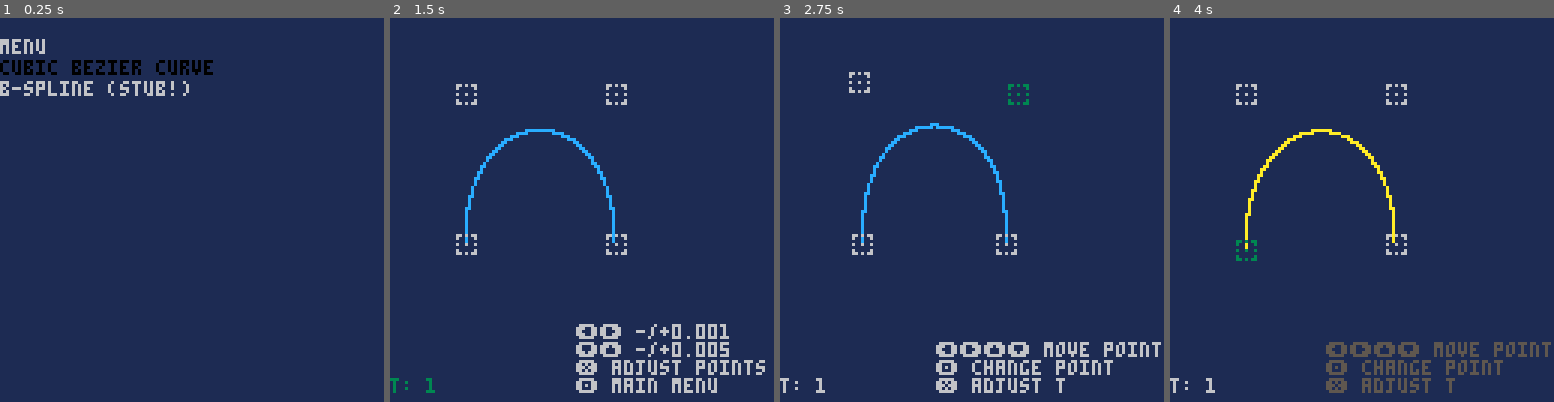
Above: before the commit, frames 1-4 (left to right).
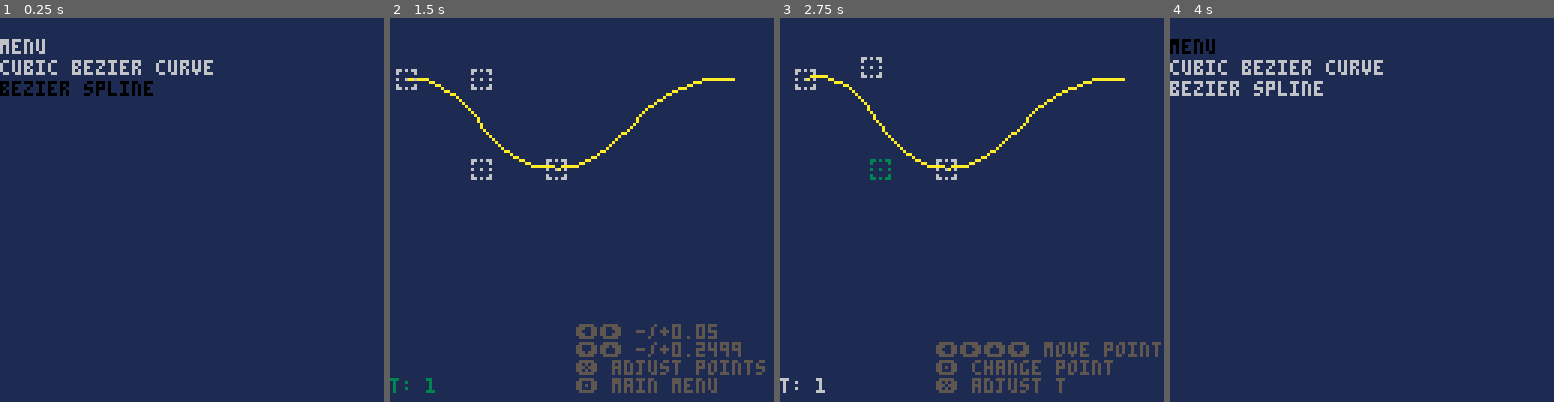
Above: after the commit, the same moments.

Repository: ajbowen249/pico-8-bezier
Game: PICO-8 cartridge bezier.p8
Two runs of this game, one before a commit and one after it. Both use one fixed random seed, a clock stepped at 60 frames per second and the inputs below.
Inputs:
- Up to frame 1 (0.25 s): no input
- Up to frame 2 (1.5 s): tap X (X key) at 0.33, 1.07 s; tap O (Z key) at 0.7 s
- Up to frame 3 (2.75 s): hold Right 1.6-2.1 s; tap O (Z key) at 1.7, 2.1, 2.5 s; tap X (X key) at 1.85 s; hold Up 2.15-2.42 s; hold Right from 2.47 s (still down)
- Up to frame 4 (4 s): tap O (Z key) at 2.9, 3.3, 3.7 s; tap X (X key) at 2.97 s; release Right at 3.03 s; hold Left 3.08-3.58 s; hold Down 3.63-3.97 s

The runs differ from the first frame. In frame 1, 2.0% of the frame differs, in the area x 0-56%, y 10-21%; in frame 2, 5.1%; in frame 3, 4.7%; in frame 4, 5.6%, in the area x 0-100%, y 5-98%.

Commit message:
basic spline drawing

Diff:
--- a/bezier.p8
+++ b/bezier.p8
@@ -3,6 +3,18 @@
 __lua__
 -- globals
 selected_program = 1
+
+-->8
+-- library functions
+
+function map(array, func)
+  local out = {}
+  for i, v in ipairs(array) do
+    out[i] = func(v)
+  end
+
+  return out
+end
 
 -->8
 -- math functions
@@ -32,7 +44,7 @@
   };
 end
 
-function cub_bezier_state(curve)
+function cub_bezier_calc_state(curve)
   return {
     curve = curve,
     t = 0,
@@ -40,8 +52,7 @@
   }
 end
 
-function calc_cub_bezier(curve, incr, to_t)
-  local state = cub_bezier_state(curve)
+function calc_cub_bezier_with_state(state, incr, to_t)
   while (state.t < to_t) do
     local q0 = lerp_2d(
       state.curve.p0,
@@ -70,6 +81,41 @@
 
     state.t = state.t + incr
   end
+end
+
+function calc_cub_bezier(curve, incr, to_t)
+  local state = cub_bezier_calc_state(curve)
+  calc_cub_bezier_with_state(state, incr, to_t)
+  return state
+end
+
+function bezier_spline(...)
+  return {
+    curves = { ... },
+  }
+end
+
+function calc_bez_spline_state(spline)
+  return {
+    spline = spline,
+    curves = map(spline.curves, cub_bezier_calc_state),
+    t = 0,
+    curve = 0,
+  }
+end
+
+function calc_bez_spline(spline, incr, to_t)
+  local state = calc_bez_spline_state(spline)
+  local t_ex = to_t * #spline.curves
+  local full_curves = flr(t_ex)
+  local inner_t = t_ex - full_curves
+  for i = 1, full_curves, 1 do
+    calc_cub_bezier_with_state(state.curves[i], incr, 1)
+  end
+
+  if full_curves < #state.curves then
+    calc_cub_bezier_with_state(state.curves[full_curves + 1], incr, inner_t)
+  end
 
   return state
 end
@@ -79,6 +125,23 @@
 function draw_points(points, col)
   for _, point in ipairs(points) do
     pset(point.x, point.y, col)
+  end
+end
+
+function draw_multi_points(points_groups, col)
+  for _, group in ipairs(points_groups) do
+    draw_points(group.points, col)
+  end
+end
+
+function draw_vector_line(points_groups, col)
+  for _, group in ipairs(points_groups) do
+    for i, point in ipairs(group.points) do
+      if i < #group.points then
+        local next = group.points[i + 1]
+        line(point.x, point.y, next.x, next.y, col)
+      end
+    end
   end
 end
 
@@ -213,18 +276,26 @@
 end
 
 -->8
--- b-spline demo
-bsds = {} -- b-spline demo state
-
-function init_b_spline_demo()
+-- bezier spline demo
+bsds = {} -- bezier spline demo state
+
+function init_bez_spline_demo()
   bsds = {
-    bez = cub_bezier(
-      point(25, 75),
-      point(25, 25),
-      point(75, 25),
-      point(75, 75)
+    spline = bezier_spline(
+      cub_bezier(
+        point(5, 20),
+        point(30, 20),
+        point(30, 50),
+        point(55, 50)
+      ),
+      cub_bezier(
+        point(55, 50),
+        point(80, 50),
+        point(80, 20),
+        point(115, 20)
+      )
     ),
-    set_increment_value = 0.001,
+    set_increment_value = 0.05,
     selected_control_point = 0,
     t_adjust_incr = 0.01,
     set_t_value = 1,
@@ -250,19 +321,19 @@
   end
 end
 
-function draw_b_spline_demo()
+function draw_bez_spline_demo()
   rectfill(0, 0, 127, 127, 1)
-  local curve = calc_cub_bezier(bsds.bez, bsds.set_increment_value, bsds.set_t_value)
+  local spline = calc_bez_spline(bsds.spline, bsds.set_increment_value, bsds.set_t_value)
 
   bsds_draw_t_panel(bsds.set_t_value, bsds.mode == 1)
 
   bsds_draw_help(bsds.mode)
 
-  draw_points(curve.points, 10)
-  draw_control_points(bsds.bez, bsds.mode == 0 and bsds.selected_control_point or 5)
-end
-
-function update_b_spline_demo()
+  draw_vector_line(spline.curves, 10)
+  draw_control_points(bsds.spline.curves[1], bsds.mode == 0 and bsds.selected_control_point or 5)
+end
+
+function update_bez_spline_demo()
   if btnp(5) then
     bsds.mode = (bsds.mode + 1) % 2
   end
@@ -275,10 +346,10 @@
       local mincr = 0.5
 
       local points = {
-        bsds.bez.p0,
-        bsds.bez.p1,
-        bsds.bez.p2,
-        bsds.bez.p3,
+        bsds.spline.curves[1].p0,
+        bsds.spline.curves[1].p1,
+        bsds.spline.curves[1].p2,
+        bsds.spline.curves[1].p3,
       }
 
       local point = points[bsds.selected_control_point + 1]
@@ -331,7 +402,7 @@
 -- main menu
 
 mms = {} -- main menu state
-mms_last_program = 2
+mms_last_program = 3
 
 function init_main_menu()
   mms = {
@@ -339,7 +410,7 @@
     options = {
       "menu",
       "cubic bezier curve",
-      "b-spline (stub!)",
+      "bezier spline",
     },
   }
 end
@@ -380,19 +451,19 @@
 init_funcs = {
   init_main_menu,
   init_cubic_bezier_demo,
-  init_b_spline_demo,
+  init_bez_spline_demo,
 }
 
 draw_funcs = {
   draw_main_menu,
   draw_cubic_bezier_demo,
-  draw_b_spline_demo,
+  draw_bez_spline_demo,
 }
 
 update_funcs = {
   update_main_menu,
   update_cubic_bezier_demo,
-  update_b_spline_demo,
+  update_bez_spline_demo,
 }
 
 function _draw()
